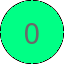
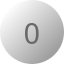
Before/after of a 64x64 layered artwork. What changed in the layer stack:
painted on "Arrière-plan" over [0, 0, 64, 64]
